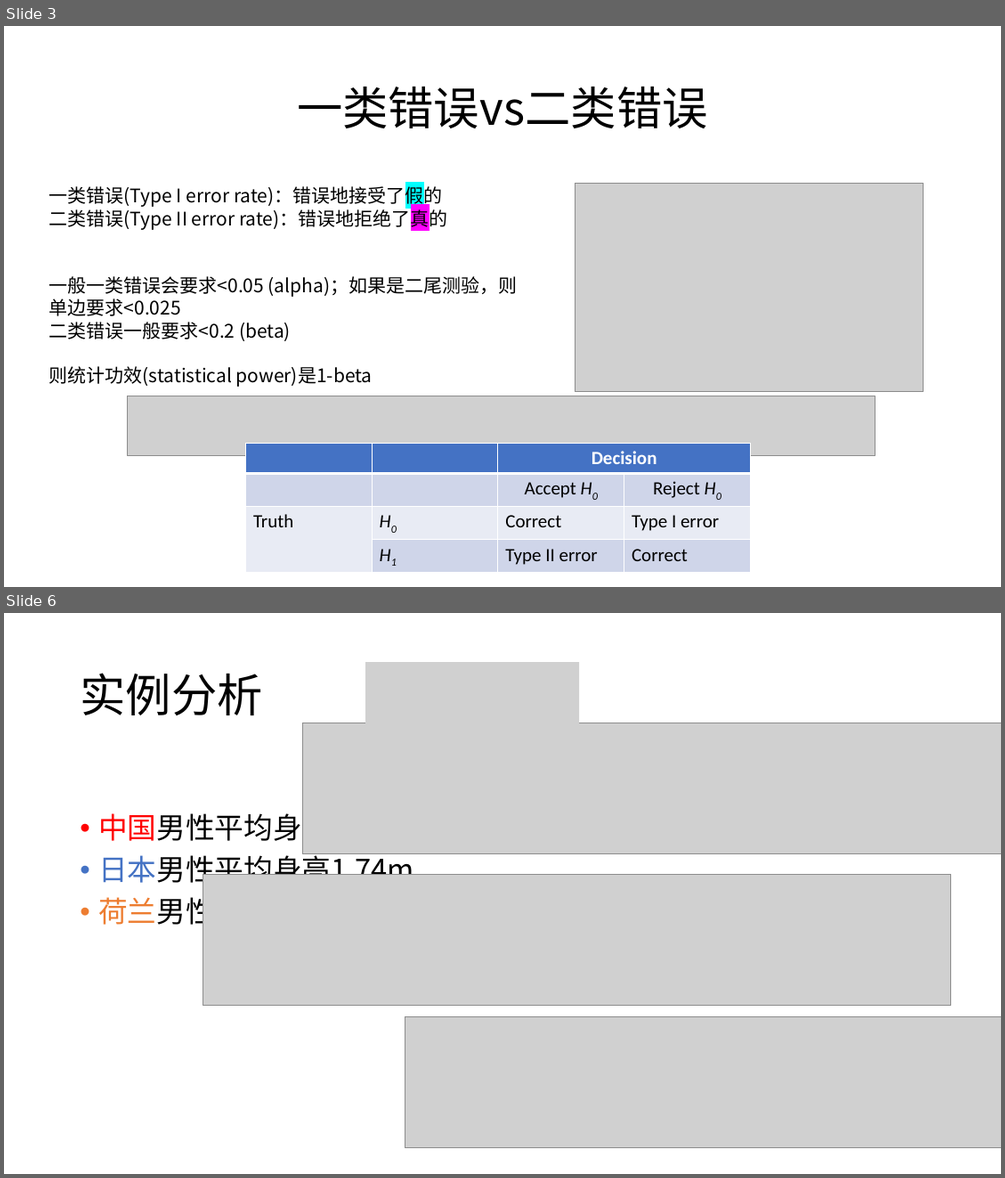
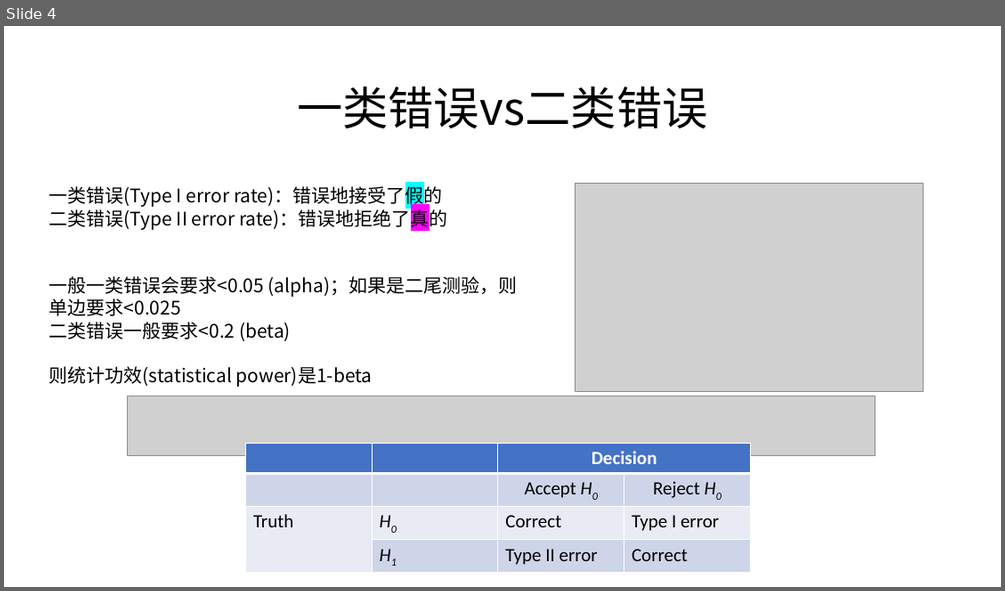
Before and after one commit to gc5k/Notes, a slide deck: Teach/ppt/HZMed_pw.pptx. Shown one above the other, each under a label of ours: slides 3 and 6 before the commit, slide 4 after it; the slides between them are not shown. The pictures are 1005x1178 and 1005x591 pixels, drawn with LibreOffice and Linux fonts; fonts in the diff are those of the drawing; grey boxes stand for pictures. Boxes give left, top, right and bottom in pixels: in the first picture for what was removed or moved away, otherwise in the second. Text is boxed around its words. In the diff, an @@ line names an element or a change of style, - is before the commit and + after.

```diff
--- a/Teach/ppt/HZMed_pw.pptx
+++ b/Teach/ppt/HZMed_pw.pptx
@@ slide 6 removed at [4,613,1001,1174], background #FFFFFF @@
@@ picture removed at [366,662,580,728] @@
@@ title removed at [80,673,262,715] @@
-实例分析
@@ picture removed at [302,723,1001,854] @@
@@ text removed at [98,809,414,930] @@
-• 中国男性平均身高1.7m
-• 日本男性平均身高1.74m
-• 荷兰男性平均身高1.84m
@@ picture removed at [202,875,951,1005] @@
@@ picture removed at [404,1017,1001,1148] @@
@@ what was slide 3 is now slide 4 @@
```
Also in this commit, not shown: 2 slides changed, 9 slides added, 2 other slides removed, 6 other files.
